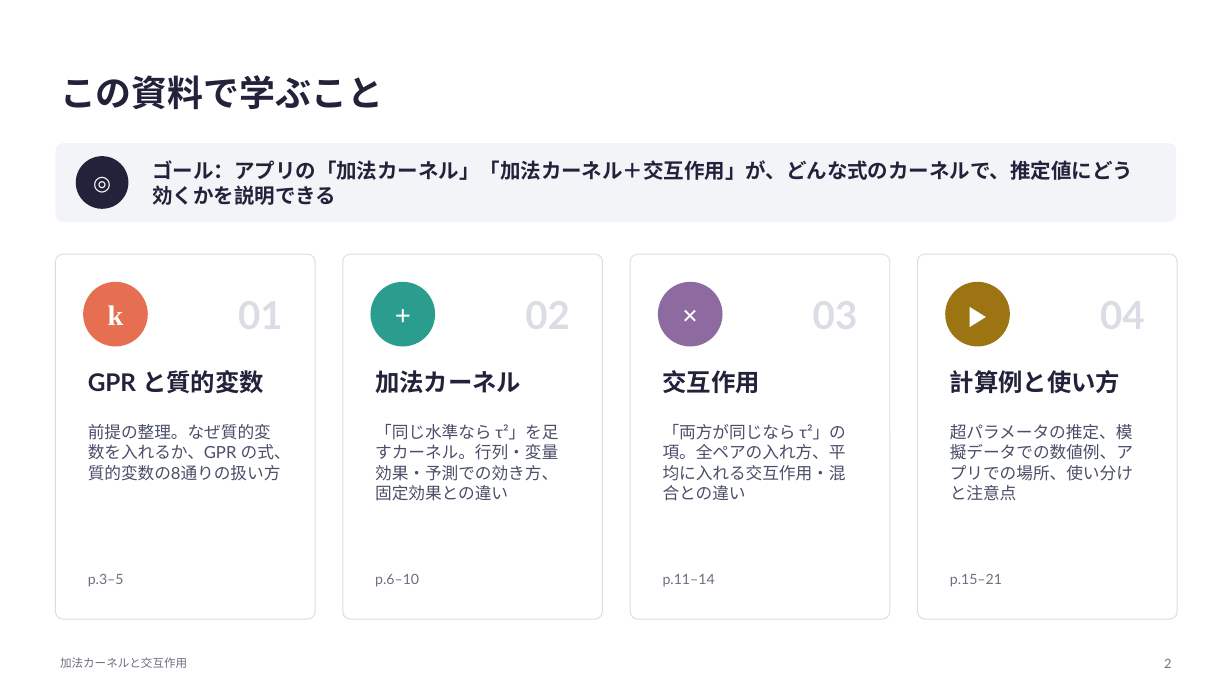
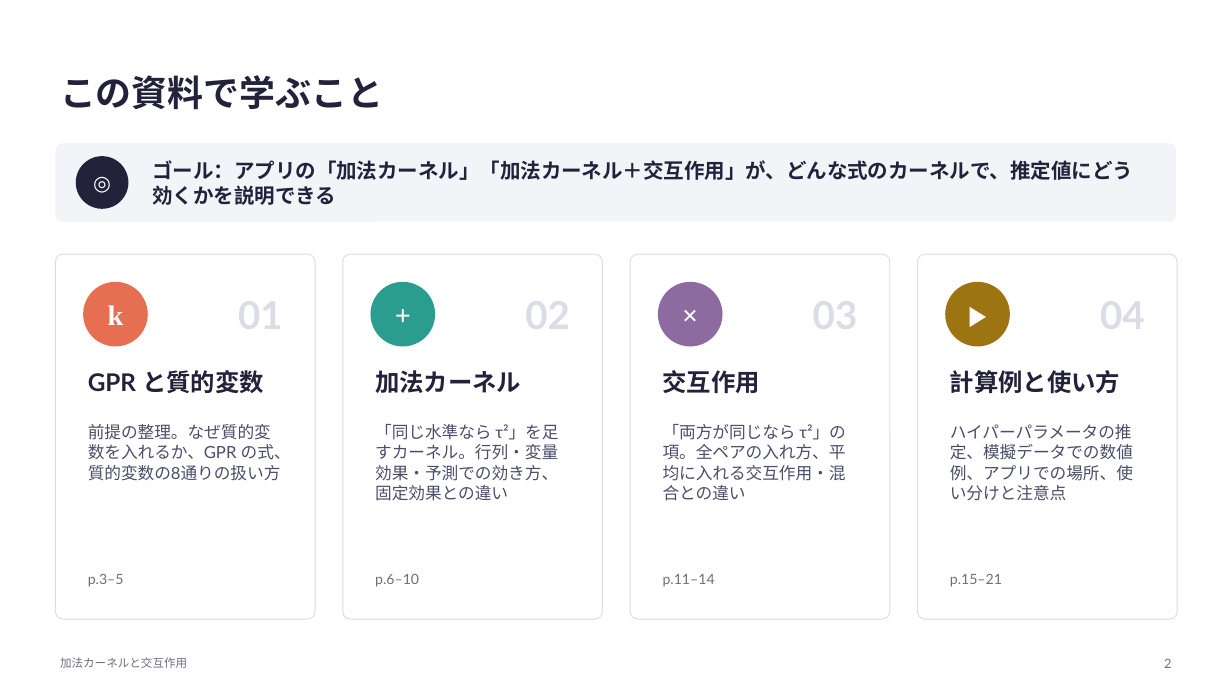
Before and after one commit to rsakamoto-0824/alignment-estimation-benchmark, a slide deck: slide 2 of matlab_app/docs/kernel_guide/加法カーネルと交互作用の解説.pptx. Drawn at 1232x693 pixels with LibreOffice and Linux fonts; fonts in the diff are those of the drawing. Boxes give left, top, right and bottom in pixels: in the first picture for what was removed or moved away, otherwise in the second. Text is boxed around its words. In the diff, an @@ line names an element or a change of style, - is before the commit and + after.

```diff
--- a/matlab_app/docs/kernel_guide/加法カーネルと交互作用の解説.pptx
+++ b/matlab_app/docs/kernel_guide/加法カーネルと交互作用の解説.pptx
@@ text at box(950, 424, 1133, 500): text changed @@
-超パラメータの推定、模擬データでの数値例、アプリでの場所、使い分けと注意点
+ハイパーパラメータの推定、模擬データでの数値例、アプリでの場所、使い分けと注意点
```
Also in this commit, not shown: 6 other slides changed, 31 other files.
